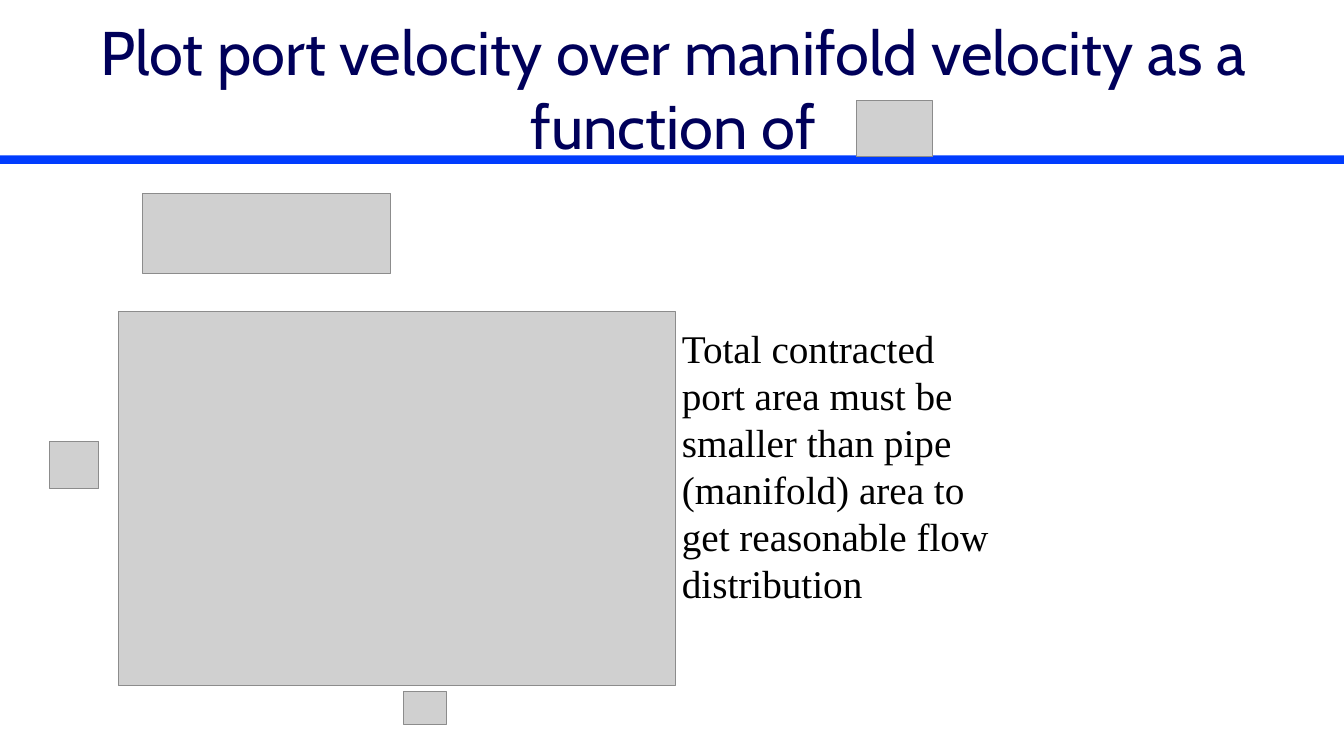
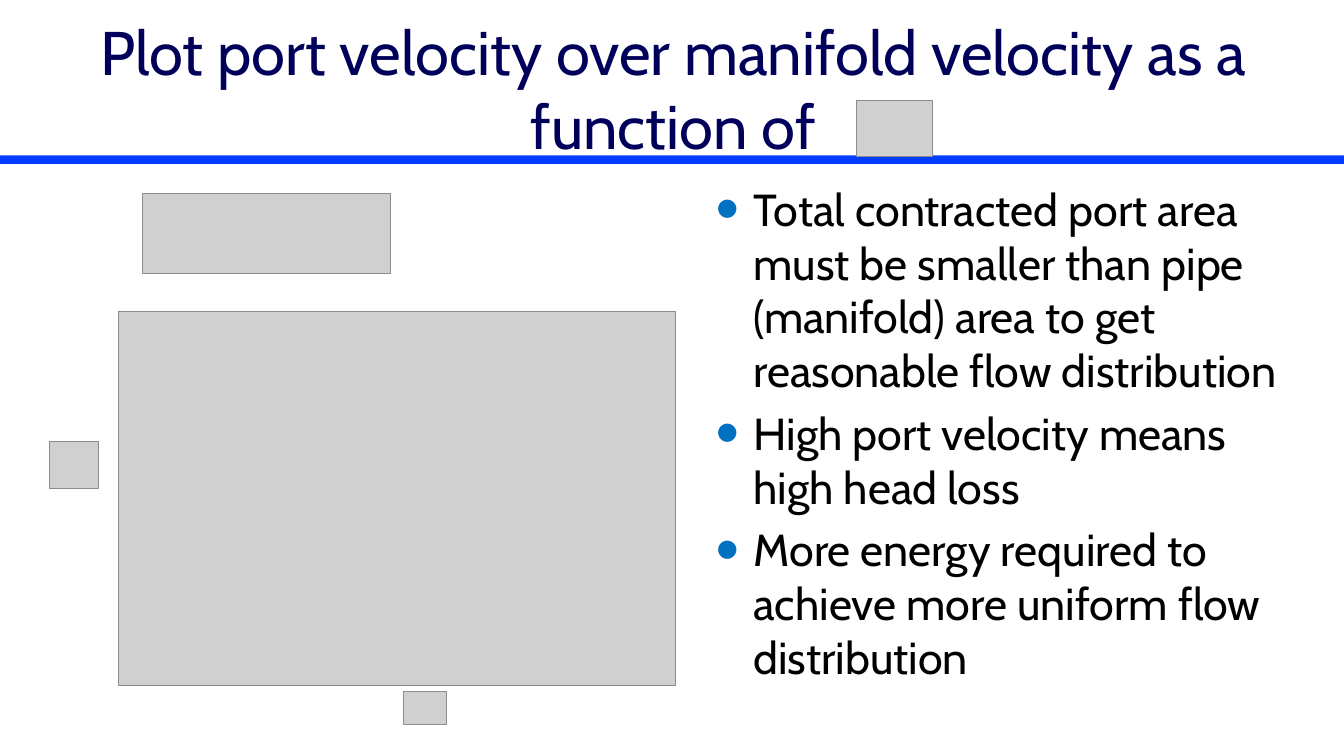
Before and after one commit to monroews/CEE4520Lectures, a slide deck: slide 22 of Manifolds.pptx (slide 21 before the commit). Drawn at 1344x756 pixels with LibreOffice and Linux fonts; fonts in the diff are those of the drawing; grey boxes stand for pictures. Boxes give left, top, right and bottom in pixels: in the first picture for what was removed or moved away, otherwise in the second. Text is boxed around its words. In the diff, an @@ line names an element or a change of style, - is before the commit and + after.

Commit message:
updates

```diff
--- a/Manifolds.pptx
+++ b/Manifolds.pptx
@@ text added at (x1=753, y1=192, x2=1277, y2=675), 32 pt, text #000000 @@
+• Total contracted port area must be smaller than pipe (manifold) area to get reasonable flow distribution
+• High port velocity means high head loss
+• More energy required to achieve more uniform flow distribution
@@ text removed at (x1=682, y1=335, x2=989, y2=599) @@
-Total contracted port area must be smaller than pipe (manifold) area to get reasonable flow distribution
```
Also in this commit, not shown: 8 other slides changed, 3 slides added.
